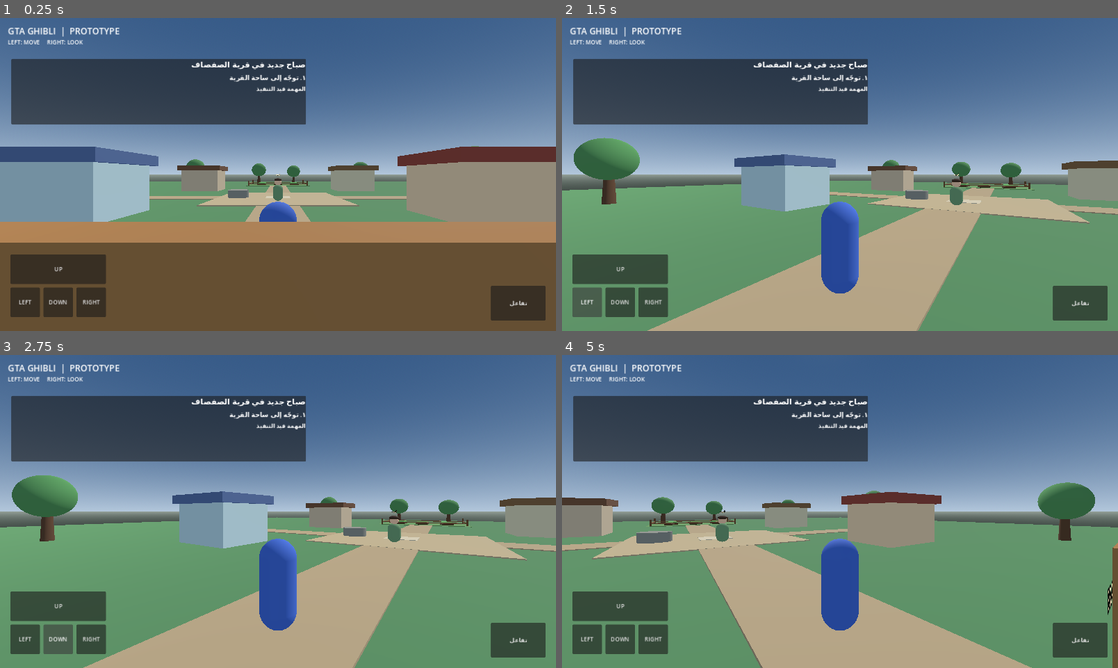
Above: before the commit, frames 1-4 (two rows, left to right).
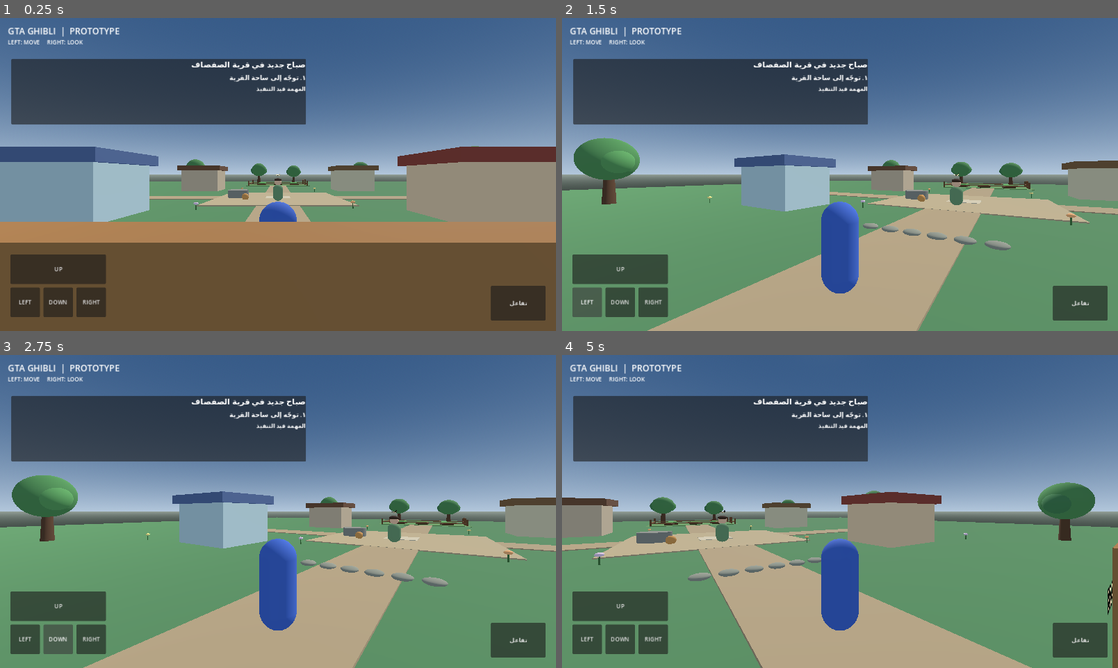
Above: after the commit, the same moments.

Repository: dzdfast-art/GTA-GHIBLI
Game: Godot game, scene res://main.tscn
Two runs of this game, one before a commit and one after it. Both use one fixed random seed, a clock stepped at 60 frames per second and the inputs below.
Inputs (mouse positions are in pixels of both pictures, inside the frame that each line leads up to):
- Up to frame 1 (0.25 s): no input
- Up to frame 2 (1.5 s): click "UP" at 0.5 s; click "LEFT" at 1.25 s
- Up to frame 3 (2.75 s): click "DOWN" at 2 s
- Up to frame 4 (5 s): click "RIGHT" at 2.75 s; click "تفاعل" at 3.5 s; tap Enter at 4.25 s; move the mouse to (962, 495) at 4.27 s; hold Right (ui_right) from 4.28 s (still down); tap E (interact) at 4.35 s; click (962, 495) at 4.42 s

The runs differ from the first frame. In frame 1, less than 0.1% of the frame differs, in the area x 34-64%, y 46-62%; in frame 2, 0.5%, in the area x 10-93%, y 42-75%; in frame 3, 0.5%; in frame 4, 0.5%.

Commit message:
feat: add garden gate pickup prop and stylized village details

Diff:
--- a/scripts/world/willow_village.gd
+++ b/scripts/world/willow_village.gd
@@ -15,6 +15,8 @@
 	_build_trees()
 	_build_well()
 	_build_signpost()
+	_build_interactive_objects()
+	_build_flora_details()
 
 
 func _build_mira() -> void:
@@ -104,8 +106,10 @@
 		Vector3(12.0, 0.16, 0.16), Color(0.48, 0.33, 0.20), false)
 	_add_box(self, "GardenFenceEast", garden_origin + Vector3(6.0, 0.48, 0.0),
 		Vector3(0.16, 0.16, 8.0), Color(0.48, 0.33, 0.20), false)
-	_add_box(self, "GardenFenceWest", garden_origin + Vector3(-6.0, 0.48, 0.0),
-		Vector3(0.16, 0.16, 8.0), Color(0.48, 0.33, 0.20), false)
+	_add_box(self, "GardenFenceWestNorth", garden_origin + Vector3(-6.0, 0.48, -3.25),
+		Vector3(0.16, 0.16, 1.5), Color(0.48, 0.33, 0.20), false)
+	_add_box(self, "GardenFenceWestSouth", garden_origin + Vector3(-6.0, 0.48, 3.25),
+		Vector3(0.16, 0.16, 1.5), Color(0.48, 0.33, 0.20), false)
 
 	for x in [-3.5, 0.0, 3.5]:
 		_add_box(self, "GardenBed", garden_origin + Vector3(x, 0.18, 0.0),
@@ -145,6 +149,14 @@
 	crown.height = 3.0
 	_add_mesh(tree, "Canopy", crown, Vector3(0.0, 3.2, 0.0),
 		Color(0.30, 0.52, 0.29))
+	var canopy_colors := [Color(0.34, 0.58, 0.32), Color(0.26, 0.47, 0.28)]
+	for index in range(2):
+		var cluster := SphereMesh.new()
+		cluster.radius = 1.05
+		cluster.height = 1.85
+		var offset := Vector3(-0.82 if index == 0 else 0.82, 3.05, 0.18)
+		_add_mesh(tree, "CanopyCluster_%d" % index, cluster, offset,
+			canopy_colors[index])
 
 
 func _build_well() -> void:
@@ -154,6 +166,61 @@
 	well.height = 0.75
 	_add_mesh(self, "VillageWell", well, Vector3(4.0, 0.43, 0.0),
 		Color(0.53, 0.52, 0.47))
+
+
+func _build_interactive_objects() -> void:
+	var door_script = preload("res://scripts/systems/interactable_door.gd")
+	var garden_gate := Node3D.new()
+	garden_gate.name = "GardenGate"
+	garden_gate.position = Vector3(-6.0, 0.08, 25.875)
+	garden_gate.set_script(door_script)
+	add_child(garden_gate)
+
+	var prop_script = preload("res://scripts/systems/carryable_prop.gd")
+	var carryable := RigidBody3D.new()
+	carryable.name = "CarryableGardenBasket"
+	carryable.position = Vector3(3.0, 0.45, -2.0)
+	carryable.set_script(prop_script)
+	carryable.display_name_ar = "سلة الحديقة"
+	add_child(carryable)
+
+
+func _build_flora_details() -> void:
+	var flower_colors := [
+		Color(0.95, 0.67, 0.42),
+		Color(0.88, 0.76, 0.82),
+		Color(0.93, 0.84, 0.48)
+	]
+	var flower_positions := [
+		Vector3(-5.2, 0.0, -7.0), Vector3(5.4, 0.0, -7.8),
+		Vector3(-5.0, 0.0, 8.0), Vector3(5.0, 0.0, 8.5),
+		Vector3(-17.0, 0.0, -13.0), Vector3(17.0, 0.0, -13.0),
+		Vector3(-15.0, 0.0, 23.0), Vector3(15.0, 0.0, 23.0)
+	]
+	for index in range(flower_positions.size()):
+		var flower := Node3D.new()
+		flower.name = "Wildflower_%02d" % index
+		flower.position = flower_positions[index]
+		add_child(flower)
+		var stem := CylinderMesh.new()
+		stem.top_radius = 0.025
+		stem.bottom_radius = 0.035
+		stem.height = 0.42
+		_add_mesh(flower, "Stem", stem, Vector3(0.0, 0.21, 0.0),
+			Color(0.25, 0.43, 0.22))
+		var bloom := SphereMesh.new()
+		bloom.radius = 0.16
+		bloom.height = 0.18
+		_add_mesh(flower, "Bloom", bloom, Vector3(0.0, 0.45, 0.0),
+			flower_colors[index % flower_colors.size()])
+
+	for index in range(6):
+		var stone := SphereMesh.new()
+		stone.radius = 0.34
+		stone.height = 0.22
+		_add_mesh(self, "PathStone_%02d" % index, stone,
+			Vector3(-2.5 + float(index) * 0.9, 0.12, -13.0),
+			Color(0.55, 0.55, 0.48))
 
 
 func _build_signpost() -> void:
